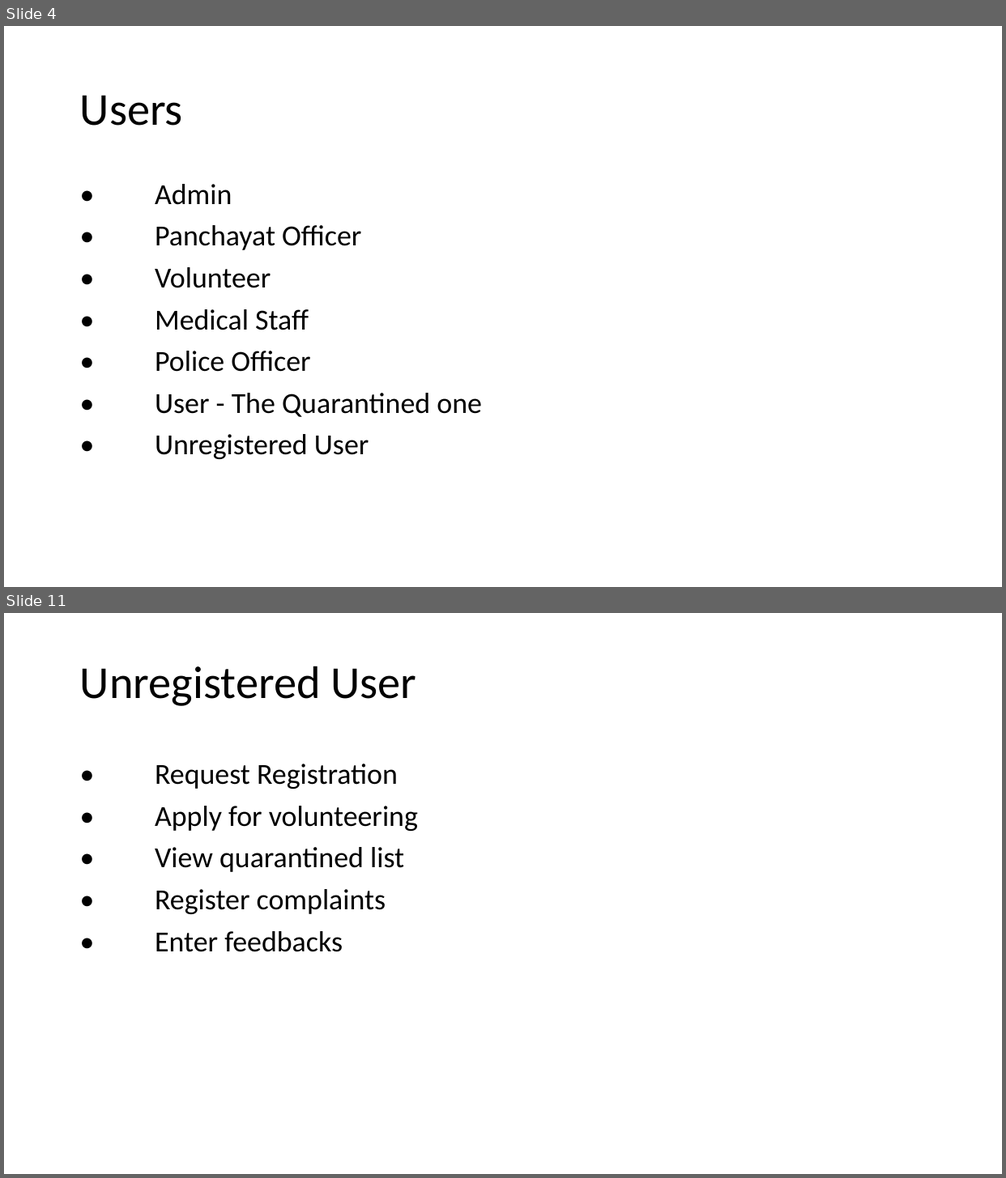
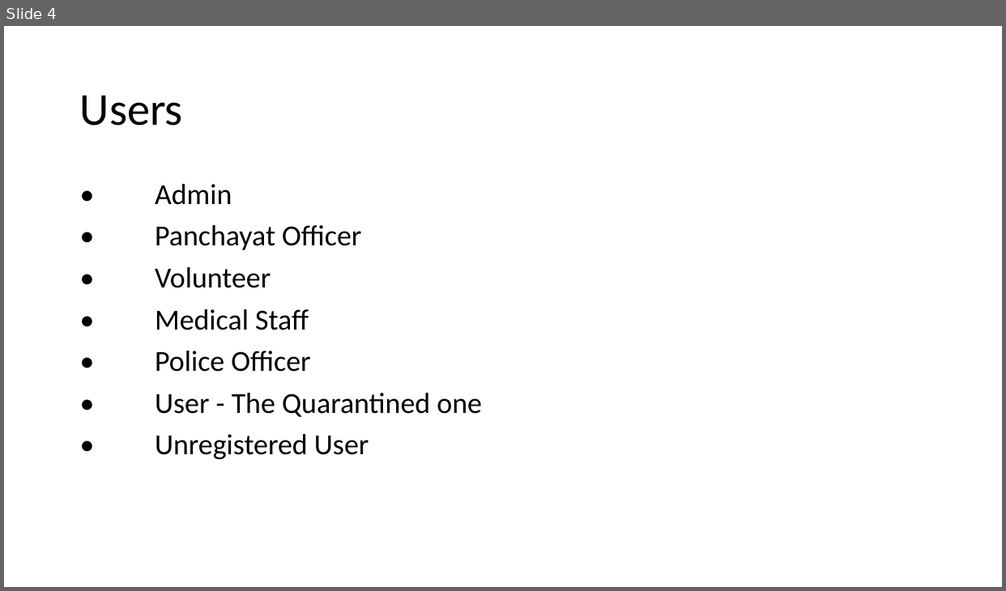
Before and after one commit to alan-jozf/Home-Care, a slide deck: Documents/Presentation.ppt. Shown one above the other, each under a label of ours: slides 4 and 11 before the commit, slide 4 after it; the slides between them are not shown. The pictures are 1006x1178 and 1006x591 pixels, drawn with LibreOffice and Linux fonts; fonts in the diff are those of the drawing. Boxes give left, top, right and bottom in pixels: in the first picture for what was removed or moved away, otherwise in the second. Text is boxed around its words. In the diff, an @@ line names an element or a change of style, - is before the commit and + after.

```diff
--- a/Documents/Presentation.ppt
+++ b/Documents/Presentation.ppt
@@ slide 11 removed at <box>4,613,1002,1174</box>, background #FFFFFF @@
@@ title removed at <box>80,666,416,706</box> @@
-Unregistered User
@@ text removed at <box>155,764,418,952</box> @@
-• Request Registration
-• Apply for volunteering
-• View quarantined list
-• Register complaints
-• Enter feedbacks
```
Also in this commit, not shown: 6 other slides removed, 8 other files.
